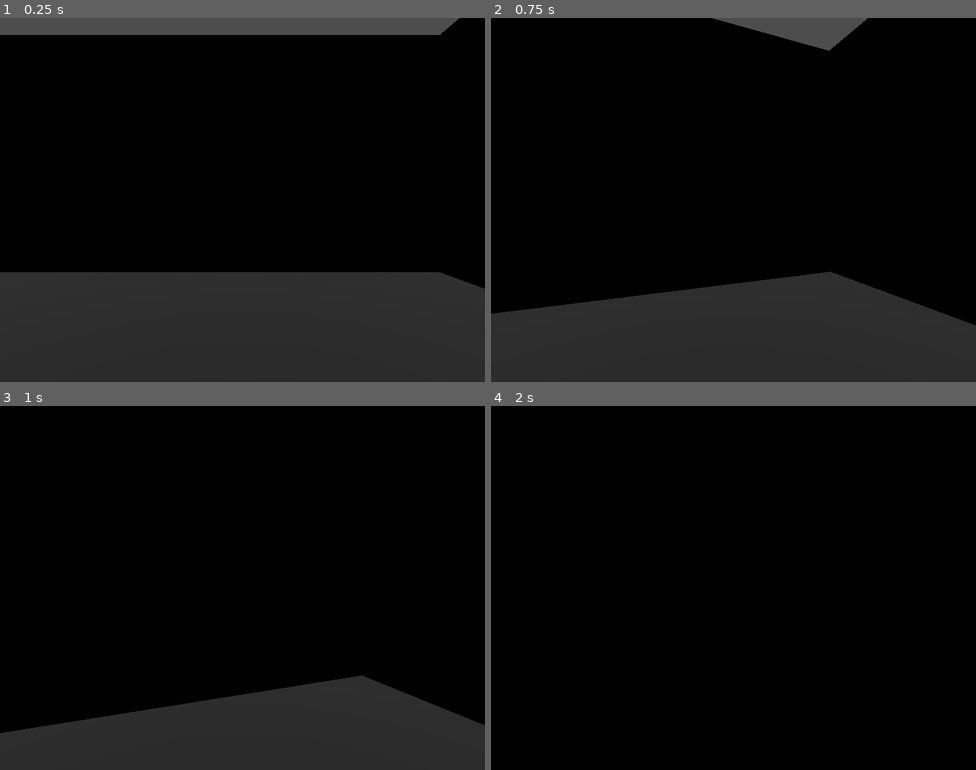
Above: before the commit, frames 1-4 (two rows, left to right).
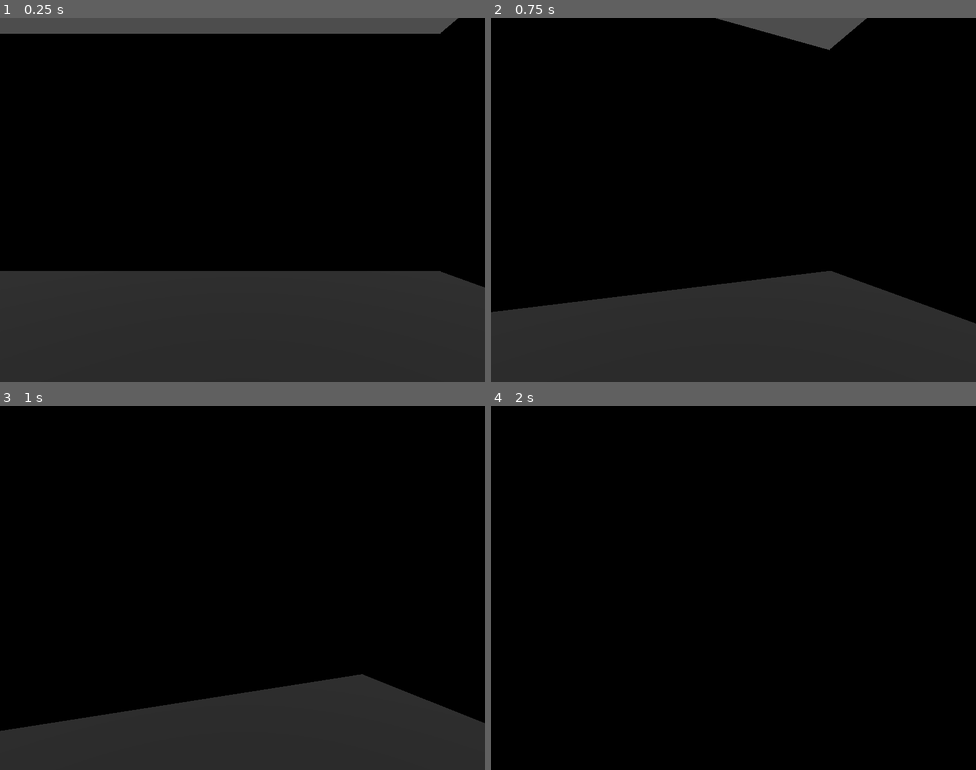
Above: after the commit, the same moments.

Repository: MisterIXI/godot-wildjam-71
Game: Godot game, scene res://scenes/_debug/oli/oli_fps.tscn
Two runs of this game, one before a commit and one after it. Both use one fixed random seed, a clock stepped at 60 frames per second and the inputs below. This scene is started directly instead of the project's main scene.
Inputs (mouse positions are in pixels of both pictures, inside the frame that each line leads up to):
- Up to frame 1 (0.25 s): no input
- Up to frame 2 (0.75 s): tap Enter at 0.5 s; move the mouse to (757, 200) at 0.52 s; hold W (up) from 0.53 s (still down); hold Shift (shift) from 0.53 s (still down)
- Up to frame 3 (1 s): keep holding W (up); keep holding Shift (shift)
- Up to frame 4 (2 s): keep holding W (up); move the mouse to (709, 588) at 1.27 s; release Shift (shift) at 1.28 s; tap Space (space) at 1.35 s

The runs differ from the first frame. In frame 1, 0.6% of the frame differs, in the area x 0-100%, y 0-75%; in frame 2, 0.5%; in frame 3, 0.5%; in frame 4, nothing differs.

Commit message:
controller feels good

Diff:
--- a/bad-apple/scenes/_debug/oli/oli_fps.tscn
+++ b/bad-apple/scenes/_debug/oli/oli_fps.tscn
@@ -230,7 +230,7 @@
 shape = SubResource("BoxShape3D_5q4wa")
 
 [node name="Slope" type="StaticBody3D" parent="TestMap"]
-transform = Transform3D(1, 0, 0, 0, 1, 0, 0, 0, 1, 17.8496, 0.010033, 8.71044)
+transform = Transform3D(1, 0, 0, 0, 1, 0, 0, 0, 1, 17.8496, 0.0021666, 8.71044)
 
 [node name="CollisionShape3D" type="CollisionShape3D" parent="TestMap/Slope"]
 transform = Transform3D(4.335, 0, 0, 0, 0.707107, -0.707107, 0, 0.707107, 0.707107, 1.34548, -0.0281691, 0.10386)
@@ -261,15 +261,15 @@
 transform = Transform3D(1, 0, 0, 0, 1, 0, 0, 0, 1, -0.0423183, 0.0217433, -0.0238113)
 floor_constant_speed = true
 floor_block_on_wall = false
-floor_max_angle = 1.22173
+floor_max_angle = 1.39626
 platform_on_leave = 2
-safe_margin = 0.05
 script = ExtResource("1_ljvmp")
 
 [node name="Camera3D" type="Camera3D" parent="FpsCharacter"]
 transform = Transform3D(1, 0, 0, 0, 1, 0, 0, 0, 1, 0, 1.5, 0)
 
 [node name="apple" parent="FpsCharacter" instance=ExtResource("1_jf4nt")]
+visible = false
 
 [node name="CollisionShape3D" type="CollisionShape3D" parent="FpsCharacter"]
 transform = Transform3D(1, 0, 0, 0, 1, 0, 0, 0, 1, 0, 0.85, 0)
--- a/bad-apple/scenes/fps/character/fps_controller.gd
+++ b/bad-apple/scenes/fps/character/fps_controller.gd
@@ -4,14 +4,16 @@
 @export_range(1,15) var movement_speed :float = 8.0
 @export_range(1,15) var movement_runon : float = 3
 @export_range(1,15) var movement_falloff : float = 0.3
-@export_range(1,15) var jump_velocity : float = 4
-@export_range(1,50) var gravity : float = 10.0
+@export_range(1,15) var jump_velocity : float = 5
+@export_range(1,50) var gravity : float = 15.0
 
 @export_group("Direction")
 @export_range(1,100) var mouse_sensitivity : float = 50
 @export var clamp_angle : Vector2 = Vector2(-45, 45)
 
 var _camera : Camera3D
+var vel_x : float = 0
+var vel_z : float = 0
 
 func _ready():
 	for child in get_children():
@@ -32,24 +34,23 @@
 	if Input.is_action_just_pressed("space") and is_on_floor():
 		velocity.y = jump_velocity
 
-	var input_dir = Input.get_vector("left", "right", "up", "down")
-	var direction = (transform.basis * Vector3(input_dir.x, 0, input_dir.y)).normalized()
-
+	var input = Input.get_vector("left", "right", "up", "down")
 
 	var max_speed = movement_speed
 	if Input.is_action_pressed("shift"):
 		max_speed /= 2
 
-	if direction.x:
-		velocity.x = move_toward(velocity.x, direction.x * max_speed, movement_runon)
+	if input.x:
+		vel_x = move_toward(vel_x, input.x * max_speed, movement_runon)
 	else:
-		velocity.x = move_toward(velocity.x, 0, movement_falloff)
+		vel_x = move_toward(vel_x, 0, movement_falloff)
 
-	if direction.z:
-		velocity.z = move_toward(velocity.z, direction.z * max_speed, movement_runon)
+	if input.y:
+		vel_z = move_toward(vel_z, input.y * max_speed, movement_runon)
 	else:
-		velocity.z = move_toward(velocity.z, 0, movement_falloff)
+		vel_z = move_toward(vel_z, 0, movement_falloff)
 
+	velocity = transform.basis * Vector3(vel_x, velocity.y, vel_z)
 	move_and_slide()
 
 
